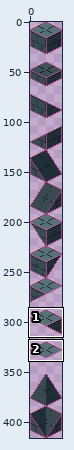
Edited in one commit: pixel-art file (assets/img/settlements/tileset_buildings.aseprite). Above: a wide view before the commit, with the close-up outlined.
Close-up. Old version:
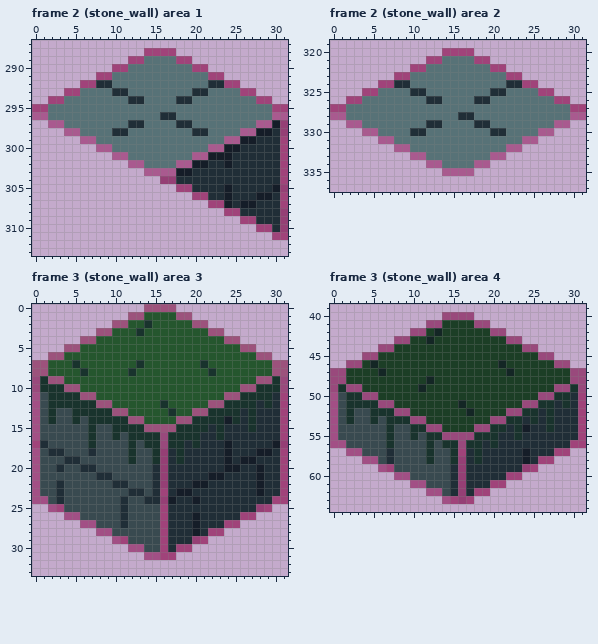
32x416 pixels, 10 frames. Colours within 5 levels of each other are drawn and written as one. Shown: frame 2 (stone_wall) area 1: x 0..31, y 287..313; frame 2 (stone_wall) area 2: x 0..31, y 319..337; frame 3 (stone_wall) area 3: x 0..31, y 0..33; frame 3 (stone_wall) area 4: x 0..31, y 39..64. The commit also changed other frames or places, which this record leaves out.
After the commit:
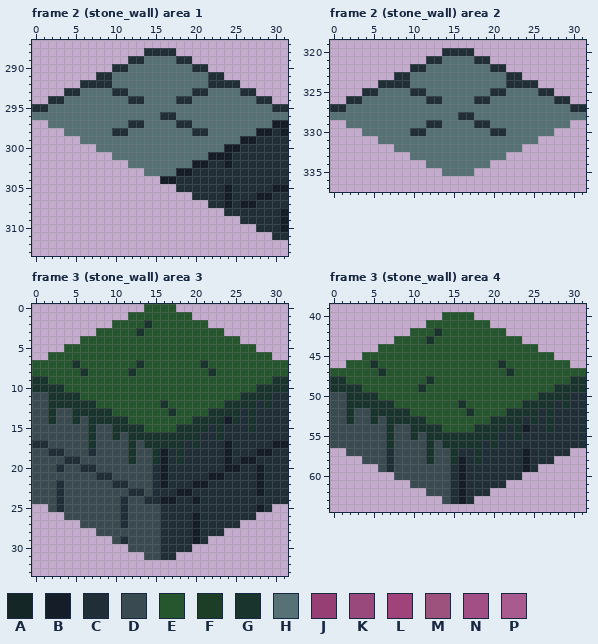
Palette (. is transparent): A #142625  B #151d28  C #202e37  D #394a50  E #25562e  F #1c3e26  G #19332d  H #577277  J #953f75  K #99497c  L #a0437a  M #9c527c  N #a24f85  P #a95a8f
From old to new:
layer "Difuser" now hidden
layer "Helper" now hidden
Frame 2 (stone_wall) area 1:
y 288: x 14..17 LLLL -> CCCC
y 289: x 12..13 LL -> CC; x 18..19 LL -> CC
y 290: x 10..11 LL -> CC; x 20..21 LL -> CC
y 291: x 8..9 LL -> CC; x 22..23 LL -> CC
y 292: x 6..7 LL -> CC; x 24..25 LL -> CC
y 293: x 4..5 LL -> CC; x 26..27 LL -> CC
y 294: x 2..3 LL -> CC; x 28..29 LL -> CC
y 295: x 0..1 LL -> CC; x 30..31 LL -> CC
y 296: x 0..1 PP -> HH; x 30..31 PP -> HH
y 297: x 2..3 PP -> HH; x 28..29 PP -> HH; x 31 J -> B
y 298: x 4..5 PP -> HH; x 26..27 PP -> HH; x 31 J -> B
y 299: x 6..7 PP -> HH; x 24..25 PP -> HH; x 31 L -> C
y 300: x 8..9 PP -> HH; x 22..23 PP -> HH; x 31 L -> C
y 301: x 10..11 PP -> HH; x 20..21 PP -> HH; x 31 L -> C
y 302: x 12..13 PP -> HH; x 18..19 PP -> HH; x 31 L -> C
y 303: x 14..17 PPPP -> HHHH; x 31 L -> C
y 304: x 16..17 JJ -> BB; x 31 L -> C
y 305: x 18..19 LL -> CC; x 31 J -> B
y 306: x 20..21 LL -> CC; x 31 L -> C
y 307: x 22..23 LL -> CC; x 31 L -> C
y 308: x 24..25 LL -> CC; x 31 J -> B
y 309: x 26..27 LL -> CC; x 31 J -> B
y 310: x 28..29 LL -> CC; x 31 J -> B
y 311: x 30..31 LL -> CC
Frame 2 (stone_wall) area 2:
y 320: x 14..17 LLLL -> CCCC
y 321: x 12..13 LL -> CC; x 18..19 LL -> CC
y 322: x 10..11 LL -> CC; x 20..21 LL -> CC
y 323: x 8..9 LL -> CC; x 22..23 LL -> CC
y 324: x 6..7 LL -> CC; x 24..25 LL -> CC
y 325: x 4..5 LL -> CC; x 26..27 LL -> CC
y 326: x 2..3 LL -> CC; x 28..29 LL -> CC
y 327: x 0..1 LL -> CC; x 30..31 LL -> CC
y 328: x 0..1 PP -> HH; x 30..31 PP -> HH
y 329: x 2..3 PP -> HH; x 28..29 PP -> HH
y 330: x 4..5 PP -> HH; x 26..27 PP -> HH
y 331: x 6..7 PP -> HH; x 24..25 PP -> HH
y 332: x 8..9 PP -> HH; x 22..23 PP -> HH
y 333: x 10..11 PP -> HH; x 20..21 PP -> HH
y 334: x 12..13 PP -> HH; x 18..19 PP -> HH
y 335: x 14..17 PPPP -> HHHH
Frame 3 (stone_wall) area 3:
y 0: x 14..17 MMMM -> EEEE
y 1: x 12..13 MM -> EE; x 18..19 MM -> EE
y 2: x 10..11 MM -> EE; x 20..21 MM -> EE
y 3: x 8..9 MM -> EE; x 22..23 MM -> EE
y 4: x 6..7 MM -> EE; x 24..25 MM -> EE
y 5: x 4..5 MM -> EE; x 26..27 MM -> EE
y 6: x 2..3 MM -> EE; x 28..29 MM -> EE
y 7..8: x 0..1 MM -> EE; x 30..31 MM -> EE
y 9: x 0 K -> G; x 2..3 MM -> EE; x 28..29 MM -> EE; x 31 K -> G
y 10: x 0 K -> G; x 4..5 MM -> EE; x 26..27 MM -> EE; x 31 K -> G
y 11: x 0 N -> D; x 6..7 MM -> EE; x 24..25 MM -> EE; x 31 L -> C
y 12: x 0 N -> D; x 8..9 MM -> EE; x 22..23 MM -> EE; x 31 L -> C
y 13: x 0 N -> D; x 10..11 MM -> EE; x 20..21 MM -> EE; x 31 L -> C
y 14: x 0 N -> D; x 12..13 MM -> EE; x 18..19 MM -> EE; x 31 L -> C
y 15: x 0 N -> D; x 14..17 MMMM -> EEEE; x 31 L -> C
y 16: x 0 N -> D; x 16 K -> G; x 31 L -> C
y 17: x 0 L -> C; x 16 K -> G; x 31 J -> B
y 18..22: x 0 N -> D; x 16 J -> B; x 31 L -> C
y 23: x 0 N -> D; x 16 L -> C; x 31 L -> C
y 24: x 0..1 NN -> DD; x 16 J -> B; x 30..31 LL -> CC
y 25: x 2..3 NL -> DC; x 16 L -> C; x 28..29 JL -> BC
y 26: x 4..5 NN -> DD; x 16 L -> C; x 26..27 LL -> CC
y 27: x 6..7 NN -> DD; x 16 L -> C; x 24..25 LL -> CC
y 28: x 8..9 NN -> DD; x 16 L -> C; x 22..23 LL -> CC
y 29: x 10..11 NL -> DC; x 16 L -> C; x 20..21 JL -> BC
y 30: x 12..13 NN -> DD; x 16 L -> C; x 18..19 LL -> CC
y 31: x 14..17 NNLL -> DDCC
Frame 3 (stone_wall) area 4:
y 40: x 14..17 KKKK -> EEEE
y 41: x 12..19 KKFFFFKK -> EEEEEEEE
y 42: x 10..21 KKFAFFFFFFKK -> EEEGEEEEEEEE
y 43: x 8..23 KKFFAFFFFFFFFFKK -> EEEEGEEEEEEEEEEE
y 44: x 6..25 KKFFFFFFFFFFFFFFFFKK -> EEEEEEEEEEEEEEEEEEEE
y 45: x 4..27 KKFFFFFFFFFFFFFFFFFFFFKK -> EEEEEEEEEEEEEEEEEEEEEEEE
y 46: x 2..29 KKFAFFFFFFFFFFFFFFFAFFFFFFKK -> EEEGEEEEEEEEEEEEEEEGEEEEEEEE
y 47: x 0..31 KKFFFFAFFFFFFFFFFFFFFFAFFFFFFFKK -> EEEEEEGEEEEEEEEEEEEEEEGEEEEEEEEE
y 48: x 0..31 KKFFFFFFFFFFAFFFFFFFFFFFFFFFFFKK -> GGEEEEEEEEEEGEEEEEEEEEEEEEEEEEGG
y 49: x 0 K -> G; x 2..29 KKFFFFFFFAFFFFFFFFFFFFFFFFKK -> GGEEEEEEEGEEEEEEEEEEEEEEEEGG; x 31 K -> G
y 50: x 0 N -> D; x 4..27 KKFFFFFFFFFFFFFFFFFFFFKK -> GGEEEEEEEEEEEEEEEEEEEEGG; x 31 L -> C
y 51: x 0 N -> D; x 6..25 KKFFFFFFFFAFFFFFFFKK -> GGEEEEEEEEGEEEEEEEGG; x 31 L -> C
y 52: x 0 N -> D; x 8..23 KKFFFFFFFAFFFFKK -> GGEEEEEEEGEEEEGG; x 31 L -> C
y 53: x 0 N -> D; x 10..21 KKFFFFFFFFKK -> GGEEEEEEEEGG; x 31 L -> C
y 54: x 0 N -> D; x 12..19 KKFFFFKK -> GGEEEEGG; x 31 L -> C
y 55: x 0 N -> D; x 14..17 KKKK -> GGGG; x 31 L -> C
y 56: x 0..1 NN -> DD; x 16 K -> G; x 30..31 LL -> CC
y 57: x 2..3 NN -> DD; x 16 L -> C; x 28..29 LL -> CC
y 58: x 4..5 NN -> DD; x 16 J -> B; x 26..27 LL -> CC
y 59: x 6..7 NL -> DC; x 16 J -> B; x 24..25 JL -> BC
y 60: x 8..9 NN -> DD; x 16 J -> B; x 22..23 LL -> CC
y 61: x 10..11 NN -> DD; x 16 J -> B; x 20..21 LL -> CC
y 62: x 12..13 NN -> DD; x 16 J -> B; x 18..19 LL -> CC
y 63: x 14..17 NLJL -> DCBC
